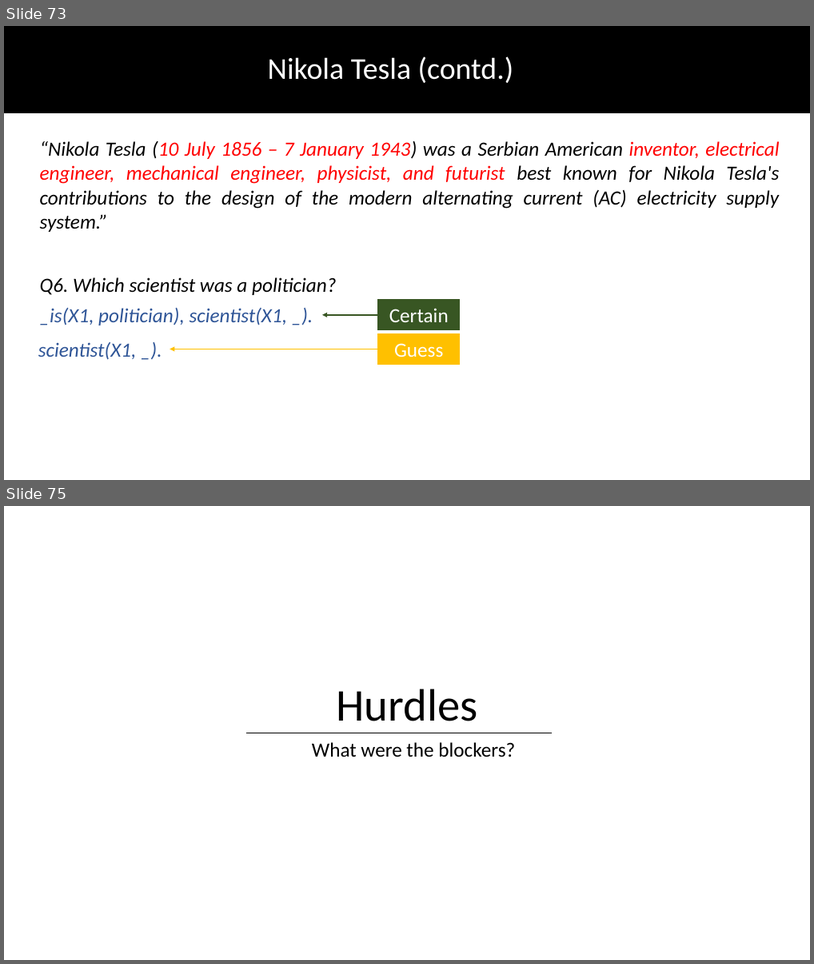
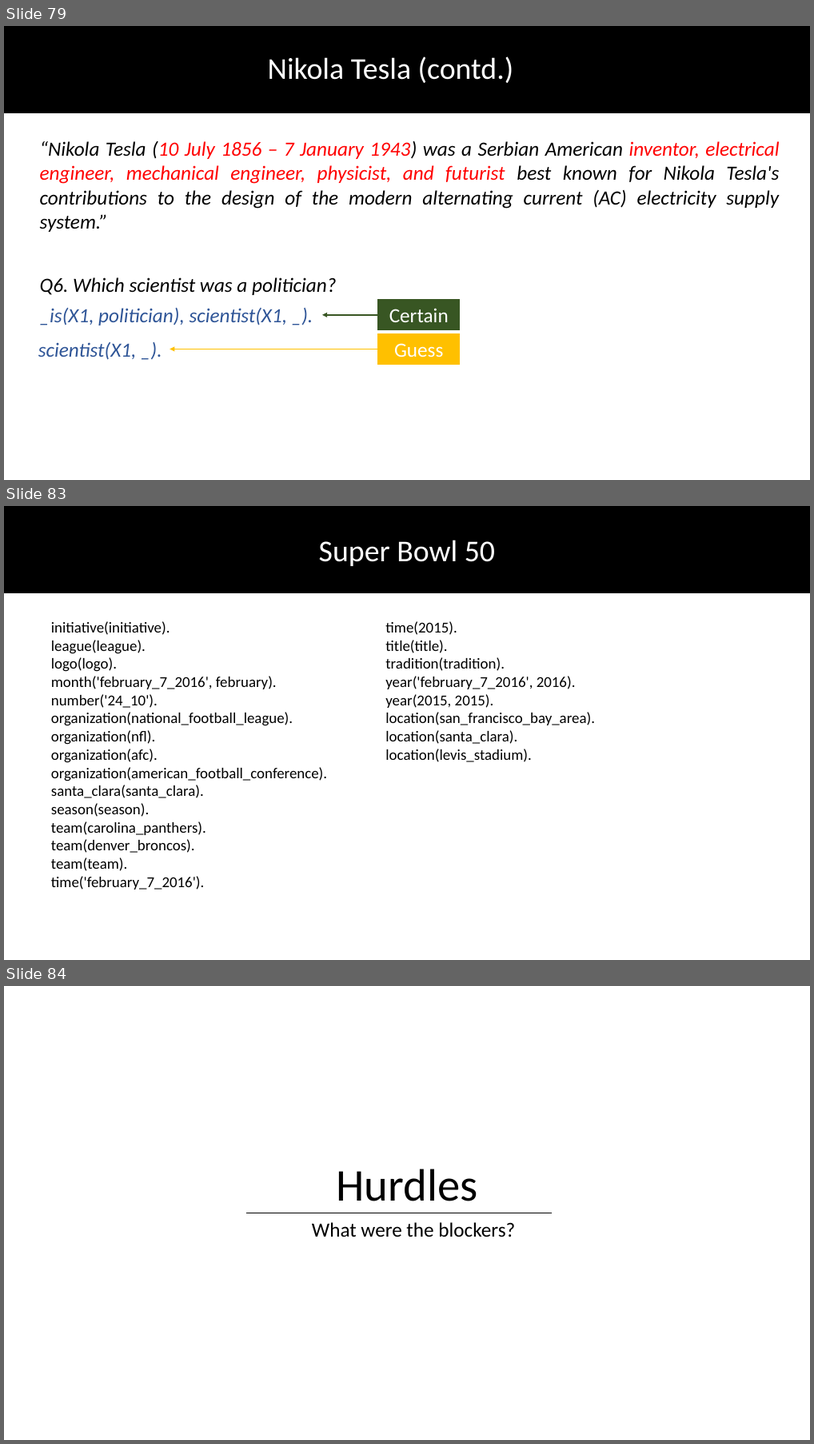
Before and after one commit to DhruvaPendharkar/thesis-project, a slide deck: Notes/ThesisPresentation.pptx. Shown one above the other, each under a label of ours: slides 73 and 75 before the commit, slides 79, 83 and 84 after it; the slides between them are not shown. The pictures are 814x964 and 814x1444 pixels, drawn with LibreOffice and Linux fonts; fonts in the diff are those of the drawing. Boxes give left, top, right and bottom in pixels: in the first picture for what was removed or moved away, otherwise in the second. Text is boxed around its words. In the diff, an @@ line names an element or a change of style, - is before the commit and + after.

```diff
--- a/Notes/ThesisPresentation.pptx
+++ b/Notes/ThesisPresentation.pptx
@@ slide 83 added at (4,506,810,960), background #FFFFFF @@
@@ rectangle added at (4,506,810,592), fill #000000, outline #000000 1 pt @@
@@ text added at (319,540,495,566), 36 pt, text #FFFFFF @@
+Super Bowl 50
@@ text added at (51,621,327,889), 18 pt, text #000000 @@
+initiative(initiative).
+league(league).
+logo(logo).
+month('february_7_2016', february).
+number('24_10').
+organization(national_football_league).
+organization(nfl).
+organization(afc).
+organization(american_football_conference).
+santa_clara(santa_clara).
+season(season).
+team(carolina_panthers).
+team(denver_broncos).
+team(team).
+time('february_7_2016').
@@ text added at (386,621,595,762), 18 pt, text #000000 @@
+time(2015).
+title(title).
+tradition(tradition).
+year('february_7_2016', 2016).
+year(2015, 2015).
+location(san_francisco_bay_area).
+location(santa_clara).
+location(levis_stadium).
@@ what was slide 73 is now slide 79 @@
@@ what was slide 75 is now slide 84 @@
```
Also in this commit, not shown: 1 slide changed, 8 other slides added.
